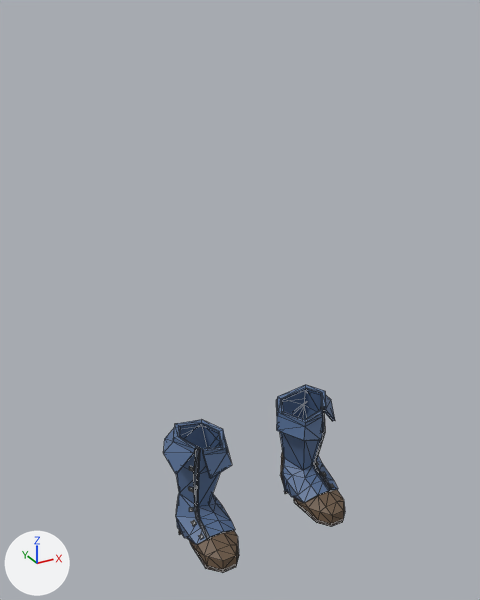
The COLLADA model Models/Blend/Boots/LegendaryRogueNobleBoots.dae, before and after one commit.
Before and after are seen from a 50 mm camera at (-4.32, -7.49, 7.48) aimed at (-0.14, 0.11, 3.67). Lighting does not change. The marker at lower left points along +X, +Y and +Z. Mesh edges are drawn as thin lines. Where no turn or scale is listed for an object, it has been applied to the vertices.

Names of what the first picture shows: 'Boots'.
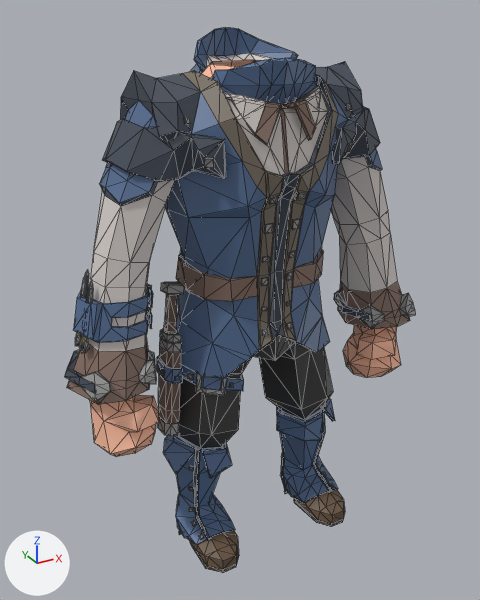
Where the newer file only moved an object's origin or applied its transform, the numbers keep the older frame.

What the commit changed:
Mesh me_untitled_009 is new.
It has 290 vertices, 504 faces and spans x -1.56..1.39, y -0.65..0.69, z 1.66..4.14.
It uses material mat_vertex_colours.
Mesh me_untitled_003 is new.
It has 1534 vertices, 2780 faces and spans x -2.73..2.73, y -0.93..1.11, z 2.04..7.25.
It uses material mat_vertex_colours.
Object 'Pants' (ob_pants) is new; it shows me_untitled_009.
Its location is (0.0, 0.0, 0.0).
Object 'Chest' (ob_chest) is new; it shows me_untitled_003.
Its location is (0.0, 0.0, 0.0).

Pixel boxes (x1, y1, x2, y2) of what changed, in the pictures (480 x 600 px):
'Chest', added: after (64, 27, 416, 456)
'Pants', added: after (156, 282, 333, 448)
